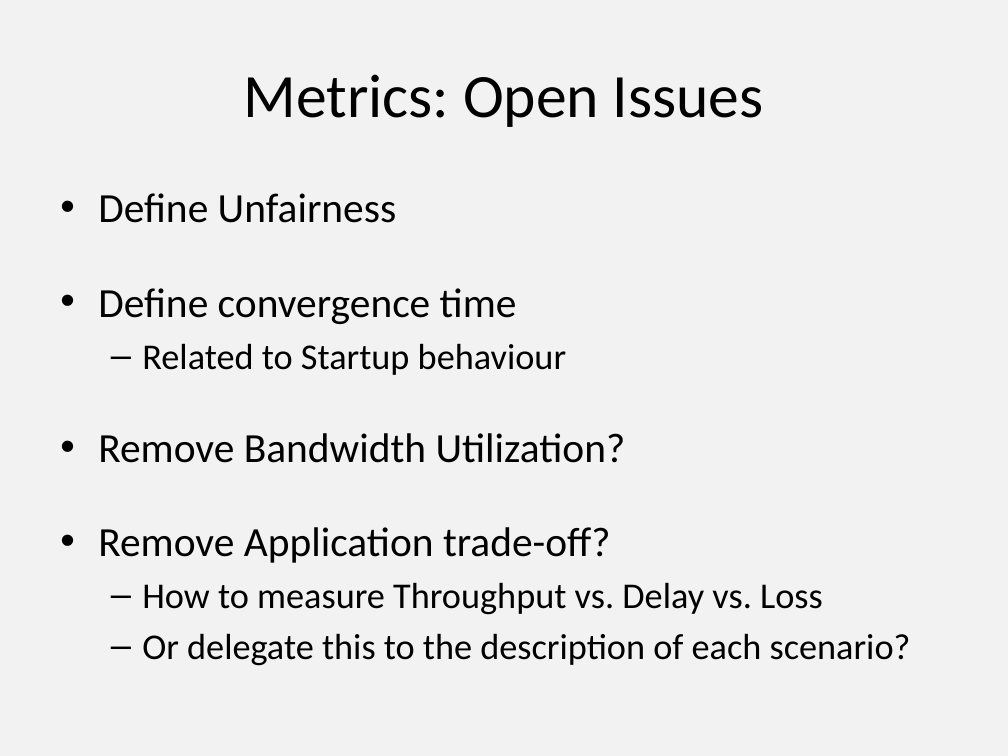
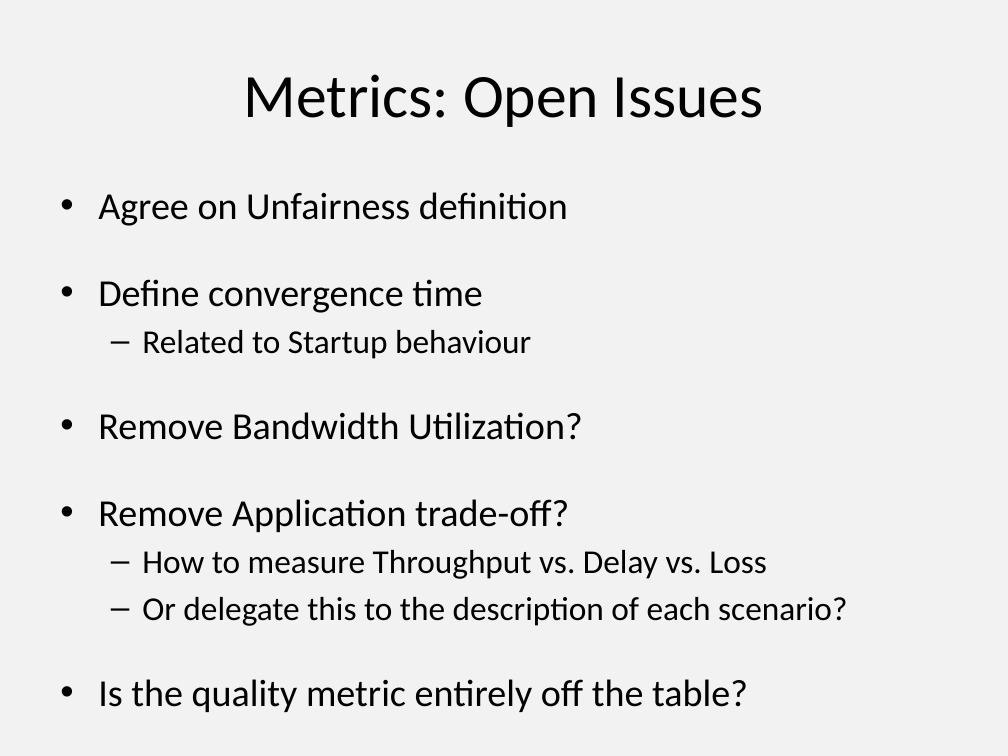
Before and after one commit to protocols-comnet/rmcat-eval-criteria, a slide deck: slide 4 of ppt-ietf87-rmcat-cc-eval-00.pptx. Drawn at 1008x756 pixels with LibreOffice and Linux fonts; fonts in the diff are those of the drawing. Boxes give left, top, right and bottom in pixels: in the first picture for what was removed or moved away, otherwise in the second. Text is boxed around its words. In the diff, an @@ line names an element or a change of style, - is before the commit and + after.

```diff
--- a/ppt-ietf87-rmcat-cc-eval-00.pptx
+++ b/ppt-ietf87-rmcat-cc-eval-00.pptx
@@ text at [98,192,568,226]: text changed; size 29.6 to 27.2 pt @@
-• Define Unfairness
+• Agree on Unfairness definition
@@ text at [98,279,847,626]: size 29.6 to 27.2 pt in "Define convergence time", "Remove Bandwidth Utilization?", "Remove Application trade-off?"; size 25.9 to 23.8 pt in "Related to Startup behaviour", "How to measure Throughput vs. Delay vs. ...", "Or delegate this to the description of ..." @@
@@ text at [98,679,748,712]: paragraph added @@
+• Is the quality metric entirely off the table?
```
Also in this commit, not shown: 5 other slides changed, 1 slide added, 1 other file.
